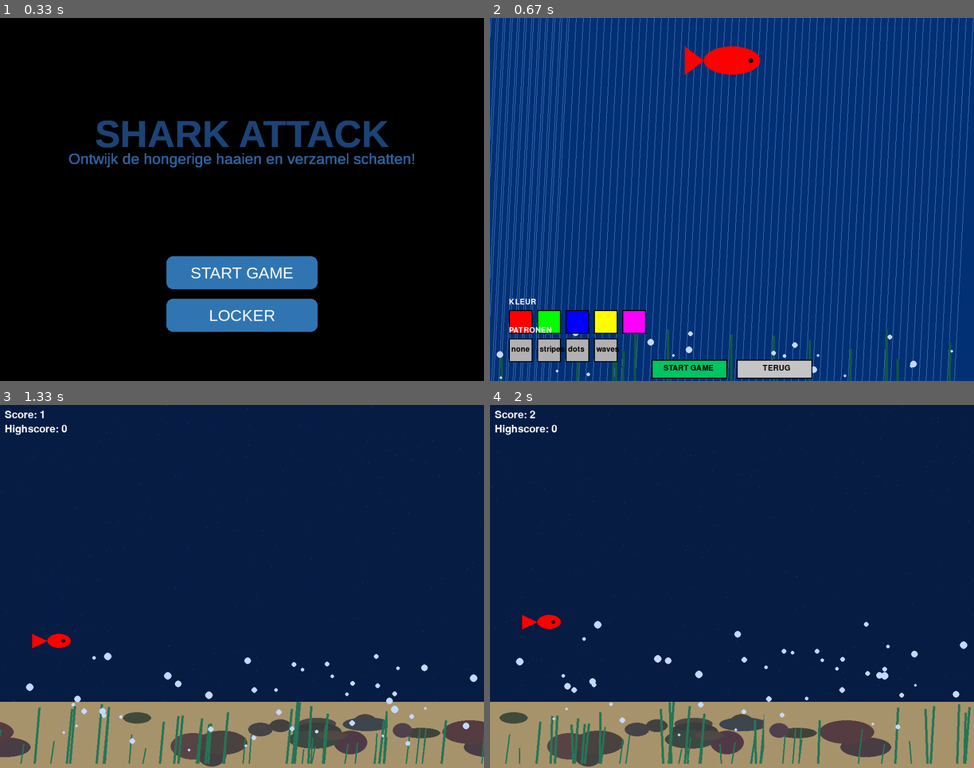
Above: before the commit, frames 1-4 (two rows, left to right).
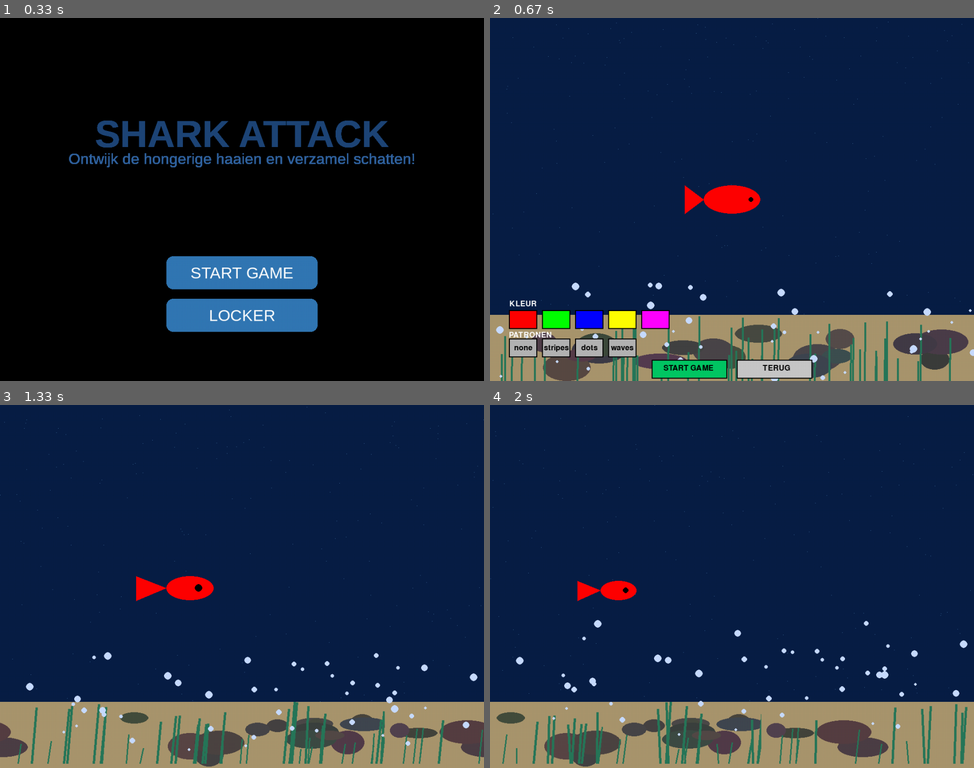
Above: after the commit, the same moments.

Repository: UCLL-introproject-2526/projectweek-46-alibi
Game: pygame game, started from main.py
Same seed, same stepped clock (60 frames per second), same inputs: the game is played once before the commit and once after it.
Inputs (mouse positions are in pixels of both pictures, inside the frame that each line leads up to):
- Up to frame 1 (0.33 s): no input
- Up to frame 2 (0.67 s): press the mouse at (732, 315) at 0.37 s; move the mouse to (722, 308) at 0.47 s; release the mouse at (717, 297) at 0.6 s
- Up to frame 3 (1.33 s): click "START GAME" at 0.72 s; hold Down from 1 s (still down)
- Up to frame 4 (2 s): release Down at 1.47 s; hold Up 1.5-1.87 s; hold Down from 1.9 s (still down)

Frame 1 is identical in both runs. In frame 2, 97% of the frame differs, in the area x 0-100%, y 0-100%; in frame 3, 5.3%; in frame 4, 5.4%.

Commit message:
laser beams enzo

Diff:
--- a/locker.py
+++ b/locker.py
@@ -23,7 +23,7 @@
     patterns = ["none", "stripes", "dots", "waves"]
     selected_pattern = "none"
 
-    BOX_SIZE = 50
+    BOX_SIZE = (60,40)  # (breedte, hoogte)
     START_X = 40
     COLOR_Y = HEIGHT - 150
     PATTERN_Y = HEIGHT - 90
@@ -37,22 +37,34 @@
     # -------------------------------
     bubbles = [{
         "x": random.randint(0, WIDTH),
-        "y": random.randint(HEIGHT - 100, HEIGHT),
-        "speed": random.uniform(0.4, 1.4),
-        "size": random.randint(3, 7)
-    } for _ in range(25)]
+        "y": random.randint(HEIGHT - 200, HEIGHT),
+        "speed": random.uniform(0.6, 1.8),
+        "size": random.randint(3, 8)
+    } for _ in range(45)]
+
+    stones = [{
+        "x": random.randint(0, WIDTH),
+        "y": random.randint(HEIGHT - 120, HEIGHT - 50),
+        "w": random.randint(40, 120),
+        "h": random.randint(20, 60),
+        "color": (
+            random.randint(60, 90),
+            random.randint(60, 80),
+            random.randint(60, 80)
+        )
+    } for _ in range(18)]
 
     plants = []
-    for _ in range(15):
+    for _ in range(45):
         x = random.randint(0, WIDTH)
-        h = random.randint(40, 120)
-        wiggle = random.uniform(0.02, 0.06)
+        h = random.randint(40, 140)
+        wiggle = random.uniform(0.015, 0.05)
         plants.append((x, h, wiggle))
 
     # -------------------------------
     #   VIS VOORBEELD
     # -------------------------------
-    def draw_fish(color, pattern, x=WIDTH//2 - 60, y=60):
+    def draw_fish(color, pattern, x=WIDTH//2 - 60, y=HEIGHT // 2 - 30):
         pygame.draw.ellipse(screen, color, (x, y, 120, 60))
         pygame.draw.polygon(screen, color, [(x, y+30), (x-40, y), (x-40, y+60)])
         pygame.draw.circle(screen, (0, 0, 0), (x + 100, y + 30), 5)
@@ -90,15 +102,25 @@
 
                 # kleur selecteren
                 for i, color in enumerate(colors):
-                    rect = pygame.Rect(START_X + i*(BOX_SIZE+10), COLOR_Y, BOX_SIZE, BOX_SIZE)
+                    rect = pygame.Rect(
+                        START_X + i*(BOX_SIZE[0]+10),
+                        COLOR_Y,
+                        BOX_SIZE[0],
+                        BOX_SIZE[1]
+                    )
                     if rect.collidepoint(mx, my):
                         selected_color = color
 
                 # patroon selecteren
-                for i, pattern in enumerate(patterns):
-                    rect = pygame.Rect(START_X + i*(BOX_SIZE+10), PATTERN_Y, BOX_SIZE, BOX_SIZE)
+                for i, pat in enumerate(patterns):
+                    rect = pygame.Rect(
+                        START_X + i*(BOX_SIZE[0]+10),
+                        PATTERN_Y,
+                        BOX_SIZE[0],
+                        BOX_SIZE[1]
+                    )
                     if rect.collidepoint(mx, my):
-                        selected_pattern = pattern
+                        selected_pattern = pat
 
                 # 👉 START GAME
                 if start_button.collidepoint(mx, my):
@@ -109,17 +131,33 @@
                     return "back", None, None
 
         # ---------------- TEKENEN ----------------
-        screen.fill((5, 50, 120))
-
-        # lichtstralen
-        for i in range(80):
-            lx = (i * 15 + time * 0.7) % WIDTH
-            pygame.draw.line(screen, (80, 130, 200), (lx, 0), (lx - 40, HEIGHT), 1)
+        screen.fill((8, 30, 70))
+
+        # Lichtdeeltjes
+        for i in range(180):
+            px = random.randint(0, WIDTH)
+            py = (random.randint(0, HEIGHT) + time) % 650
+            screen.set_at((px, py), (70, 120, 170))
+
+        # Bodem
+        pygame.draw.rect(screen, (170, 150, 110),
+                         (0, HEIGHT - 140, WIDTH, 140))
+
+        # stenen
+        for s in stones:
+            pygame.draw.ellipse(screen, s["color"],
+                            (s["x"], s["y"], s["w"], s["h"]))
 
         # planten
         for x, h, wiggle in plants:
-            top_x = x + math.sin(time * wiggle) * 6
-            pygame.draw.line(screen, (20, 90, 70), (x, HEIGHT), (top_x, HEIGHT - h), 5)
+            top_x = x + math.sin(time * wiggle) * (5 + h * 0.05)
+            pygame.draw.line(
+                screen,
+                (40, 120, 90),
+                (x, HEIGHT),
+                (top_x, HEIGHT - h),
+                4
+            )
 
         # bubbels
         for b in bubbles:
@@ -127,31 +165,47 @@
             if b["y"] < 0:
                 b["y"] = HEIGHT
                 b["x"] = random.randint(0, WIDTH)
-            pygame.draw.circle(screen, (200, 220, 255),
-                               (int(b["x"]), int(b["y"])), b["size"])
+            pygame.draw.circle(screen,
+                            (200, 220, 255),
+                            (int(b["x"]), int(b["y"])),
+                            b["size"])
 
         # vis voorbeeld
         draw_fish(selected_color, selected_pattern)
 
         # kleurpalet
         for i, color in enumerate(colors):
-            rect = pygame.Rect(START_X + i*(BOX_SIZE+10), COLOR_Y, BOX_SIZE, BOX_SIZE)
+            rect = pygame.Rect(
+                START_X + i*(BOX_SIZE[0]+10),
+                COLOR_Y,
+                BOX_SIZE[0],
+                BOX_SIZE[1]
+            )
             pygame.draw.rect(screen, color, rect)
             pygame.draw.rect(screen, (0, 0, 0), rect, 2)
 
-        screen.blit(font.render("KLEUR", True, (255,255,255)),
-                    (START_X, COLOR_Y - 25))
+        text_surf = font.render("KLEUR", True, (255,255,255))
+        text_rect = text_surf.get_rect(midbottom=(START_X + BOX_SIZE[0]//2, COLOR_Y - 5))
+        screen.blit(text_surf, text_rect)
 
         # patroonpalet
-        for i, pattern in enumerate(patterns):
-            rect = pygame.Rect(START_X + i*(BOX_SIZE+10), PATTERN_Y, BOX_SIZE, BOX_SIZE)
+        for i, pat in enumerate(patterns):
+            rect = pygame.Rect(
+                START_X + i*(BOX_SIZE[0]+10),
+                PATTERN_Y,
+                BOX_SIZE[0],
+                BOX_SIZE[1]
+            )
             pygame.draw.rect(screen, (180, 180, 180), rect)
             pygame.draw.rect(screen, (0, 0, 0), rect, 2)
-            screen.blit(font.render(pattern, True, (0,0,0)),
-                        (rect.x + 5, rect.y + 15))
+
+            # tekst centreren
+            text_surf = font.render(pat, True, (0, 0, 0))
+            text_rect = text_surf.get_rect(center=rect.center)
+            screen.blit(text_surf, text_rect)
 
         screen.blit(font.render("PATRONEN", True, (255,255,255)),
-                    (START_X, PATTERN_Y - 25))
+                    (START_X, PATTERN_Y - 15))
 
         # 👉 KNOPPEN
         pygame.draw.rect(screen, (0, 200, 100), start_button)
--- a/main.py
+++ b/main.py
@@ -1,16 +1,81 @@
 import pygame
+import math
 
 from homescreen import show_home_screen
 from locker import show_locker
 from sharks import run_game
+from window import draw_background
 
 WIDTH, HEIGHT = 1024, 768
+
+
+# -------------------------------
+#   SPELER VIS (kleiner formaat)
+# -------------------------------
+FISH_W = 50
+FISH_H = 30
+
+def draw_player_fish(surface, color, pattern, x, y, w=FISH_W, h=FISH_H):
+    scale_x = w / FISH_W
+    scale_y = h / FISH_H
+
+    # body
+    pygame.draw.ellipse(surface, color, (x, y, w, h))
+
+    # staart
+    tail_length = 32 * scale_x
+    pygame.draw.polygon(
+        surface, color,
+        [(x, y + h//2), (x - tail_length, y), (x - tail_length, y + h)]
+    )
+
+    # oog
+    eye_x = x + w - 16 * scale_x
+    eye_y = y + h//2
+    eye_radius = 4 * scale_x
+    pygame.draw.circle(
+        surface, (0, 0, 0),
+        (eye_x, eye_y),
+        eye_radius
+    )
+
+    # patronen
+    if pattern == "stripes":
+        for i in range(3):
+            rect_x = x + 18 * scale_x + i * 18 * scale_x
+            rect_y = y + 4 * scale_y
+            rect_w = 8 * scale_x
+            rect_h = (h - 8 * scale_y)
+            pygame.draw.rect(
+                surface, (255, 255, 255),
+                (rect_x, rect_y, rect_w, rect_h),
+                2
+            )
+
+    elif pattern == "dots":
+        for i in range(4):
+            dot_x = x + 18 * scale_x + i * 18 * scale_x
+            dot_y = y + 16 * scale_y + (i % 2) * 8 * scale_y
+            dot_radius = 5 * scale_x
+            pygame.draw.circle(
+                surface, (255, 255, 255),
+                (dot_x, dot_y),
+                dot_radius
+            )
+
+    elif pattern == "waves":
+        for i in range(5):
+            wx = x + 14 * scale_x + i * 16 * scale_x
+            wy = y + h//2 + math.sin(i * 0.9) * 6 * scale_y
+            wave_radius = 3 * scale_x
+            pygame.draw.circle(surface, (255, 255, 255), (wx, int(wy)), wave_radius)
 
 
 def main():
     pygame.init()
     screen = pygame.display.set_mode((WIDTH, HEIGHT))
     pygame.display.set_caption("Shark Attack")
+    clock = pygame.time.Clock()
 
     state = "home"
     running = True
@@ -18,6 +83,14 @@
     # standaard vis (voor het geval locker niet wordt geopend)
     player_color = (255, 0, 0)
     player_pattern = "none"
+
+    # transition variables
+    transition_start_pos = (WIDTH//2 - 60, HEIGHT // 2 - 30)
+    transition_end_pos = (100, HEIGHT // 2)
+    transition_start_size = (120, 60)
+    transition_end_size = (50, 30)
+    transition_duration = 120  # frames (2 seconds at 60 FPS)
+    transition_frame = 0
 
     while running:
 
@@ -41,9 +114,37 @@
             if action == "start":
                 player_color = color
                 player_pattern = pattern
-                state = "game"
+                state = "transition"
+                transition_frame = 0
             else:  # "back"
                 state = "home"
+
+        # ================= TRANSITION =================
+        elif state == "transition":
+            # animate fish from locker to game start position
+            t = transition_frame / transition_duration
+            current_x = transition_start_pos[0] + (transition_end_pos[0] - transition_start_pos[0]) * t
+            current_y = transition_start_pos[1] + (transition_end_pos[1] - transition_start_pos[1]) * t
+            current_w = transition_start_size[0] + (transition_end_size[0] - transition_start_size[0]) * t
+            current_h = transition_start_size[1] + (transition_end_size[1] - transition_start_size[1]) * t
+
+            draw_background(screen, transition_frame)
+
+            draw_player_fish(screen, player_color, player_pattern, current_x, current_y, current_w, current_h)
+
+            transition_frame += 1
+
+            if transition_frame >= transition_duration:
+                state = "game"
+                transition_frame = 0
+
+            # handle events during transition
+            for event in pygame.event.get():
+                if event.type == pygame.QUIT:
+                    running = False
+
+            pygame.display.flip()
+            clock.tick(60)
 
         # ================= GAME =================
         elif state == "game":
--- a/sharks.py
+++ b/sharks.py
@@ -69,6 +69,14 @@
     shark_image = pygame.transform.scale(shark_image, (80, 50))
     sharks = []
 
+    # kist image
+    kist_image = pygame.image.load("kist.png").convert_alpha()
+    kist_image = pygame.transform.scale(kist_image, (50, 50))
+
+    # fluobeam image
+    fluobeam_image = pygame.image.load("Fluobeam.png").convert_alpha()
+    fluobeam_image = pygame.transform.scale(fluobeam_image, (12, 12))
+
     spawn_timer = 0
     spawn_delay = 90
     shark_speed = 4
@@ -79,6 +87,14 @@
     highscore = 0
     score_timer = 0
     game_over = False
+
+    # power-up
+    power_up_active = False
+    power_up_timer = 0
+    boxes = []
+    last_box_spawn_score = 0
+    box_speed = 4
+    laser_bullets = []
 
     font = pygame.font.SysFont(None, 32)
     big_font = pygame.font.SysFont(None, 56)
@@ -103,6 +119,11 @@
                     score = 0
                     score_timer = 0
                     game_over = False
+                    power_up_active = False
+                    power_up_timer = 0
+                    boxes.clear()
+                    last_box_spawn_score = 0
+                    laser_bullets.clear()
 
         if not game_over:
             # score omhoog
@@ -110,6 +131,12 @@
             if score_timer >= 30:
                 score += 1
                 score_timer = 0
+
+            # spawn power-up box elke 50 punten
+            if score >= last_box_spawn_score + 50 and not boxes:
+                box_rect = pygame.Rect(WIDTH, random.randint(0, HEIGHT - 50), 50, 50)
+                boxes.append(box_rect)
+                last_box_spawn_score = score
 
             # speler bewegen
             keys = pygame.key.get_pressed()
@@ -131,6 +158,16 @@
                     )
                     sharks.append(rect)
 
+            # box beweging en botsing
+            for box in boxes[:]:
+                box.x -= box_speed
+                if box.right < 0:
+                    boxes.remove(box)
+                elif box.colliderect(player_rect):
+                    power_up_active = True
+                    power_up_timer = 10 * 60  # 10 seconden bij 60 FPS
+                    boxes.remove(box)
+
             # botsing + beweging
             player_rect = pygame.Rect(player_x - 32, player_y, FISH_W, FISH_H)
 
@@ -150,14 +187,56 @@
                     game_over = True
                     highscore = max(highscore, score)
 
+            # power-up timer
+            if power_up_active:
+                power_up_timer -= 1
+                if power_up_timer <= 0:
+                    power_up_active = False
+
+                # vuur laser rechtdoor (naar rechts)
+                if random.random() < 0.05:  # 5% kans per frame om te vuren
+                    bullet_speed = 15
+                    bullet = {
+                        'x': player_x + FISH_W // 2,
+                        'y': player_y + FISH_H // 2,
+                        'dx': bullet_speed,
+                        'dy': 0
+                    }
+                    laser_bullets.append(bullet)
+
+            # laser bullets beweging en botsing
+            for bullet in laser_bullets[:]:
+                bullet['x'] += bullet['dx']
+                bullet['y'] += bullet['dy']
+                bullet_rect = pygame.Rect(bullet['x'] - 5, bullet['y'] - 5, 10, 10)
+                hit = False
+                for shark in sharks[:]:
+                    if bullet_rect.colliderect(shark):
+                        sharks.remove(shark)
+                        hit = True
+                        break
+                if hit or bullet['x'] > WIDTH or bullet['x'] < 0 or bullet['y'] > HEIGHT or bullet['y'] < 0:
+                    laser_bullets.remove(bullet)
+
             # tekenen
             draw_player_fish(screen, color, pattern, player_x, player_y)
 
             for shark in sharks:
                 screen.blit(shark_image, shark)
 
+            # teken boxes
+            for box in boxes:
+                screen.blit(kist_image, box)
+
+            # teken laser bullets
+            for bullet in laser_bullets:
+                screen.blit(fluobeam_image, (int(bullet['x']) - 6, int(bullet['y']) - 6))
+
             screen.blit(font.render(f"Score: {score}", True, (255,255,255)), (10, 10))
             screen.blit(font.render(f"Highscore: {highscore}", True, (255,255,255)), (10, 40))
+
+            if power_up_active:
+                screen.blit(font.render(f"Power-up: {power_up_timer // 60}s", True, (255,255,255)), (10, 70))
 
         else:
             screen.blit(big_font.render("GAME OVER", True, (255,255,255)),
Binary file added: Fluobeam.png
Binary file added: kist.png
